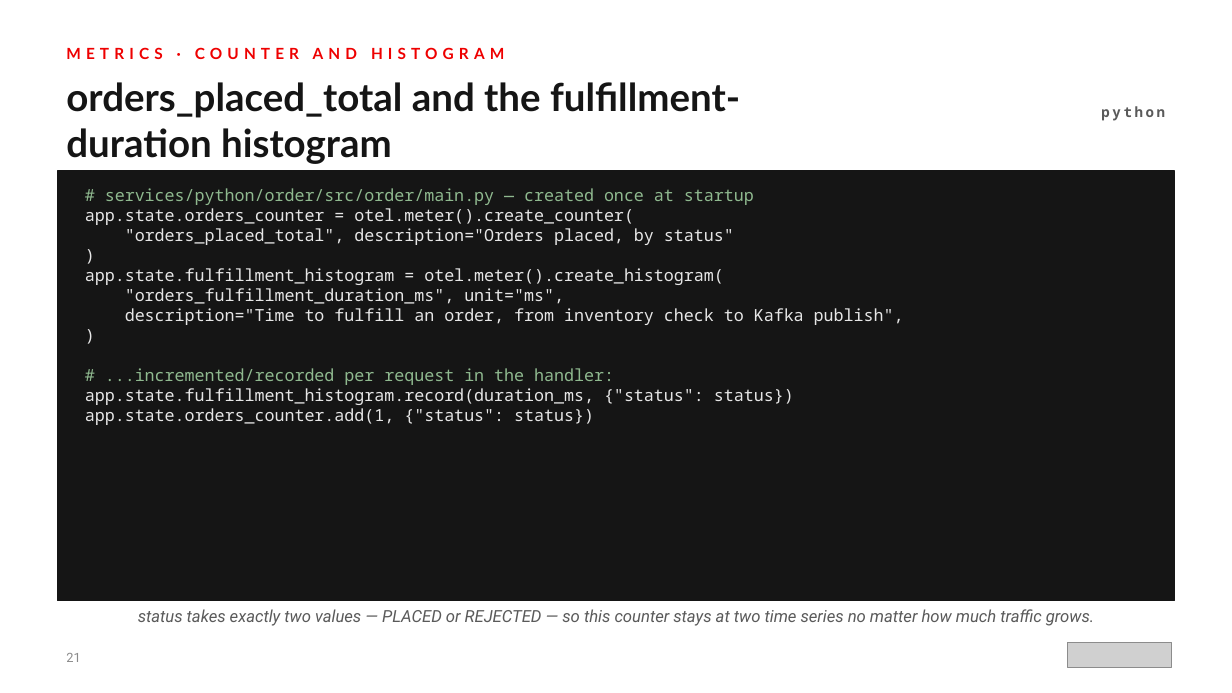
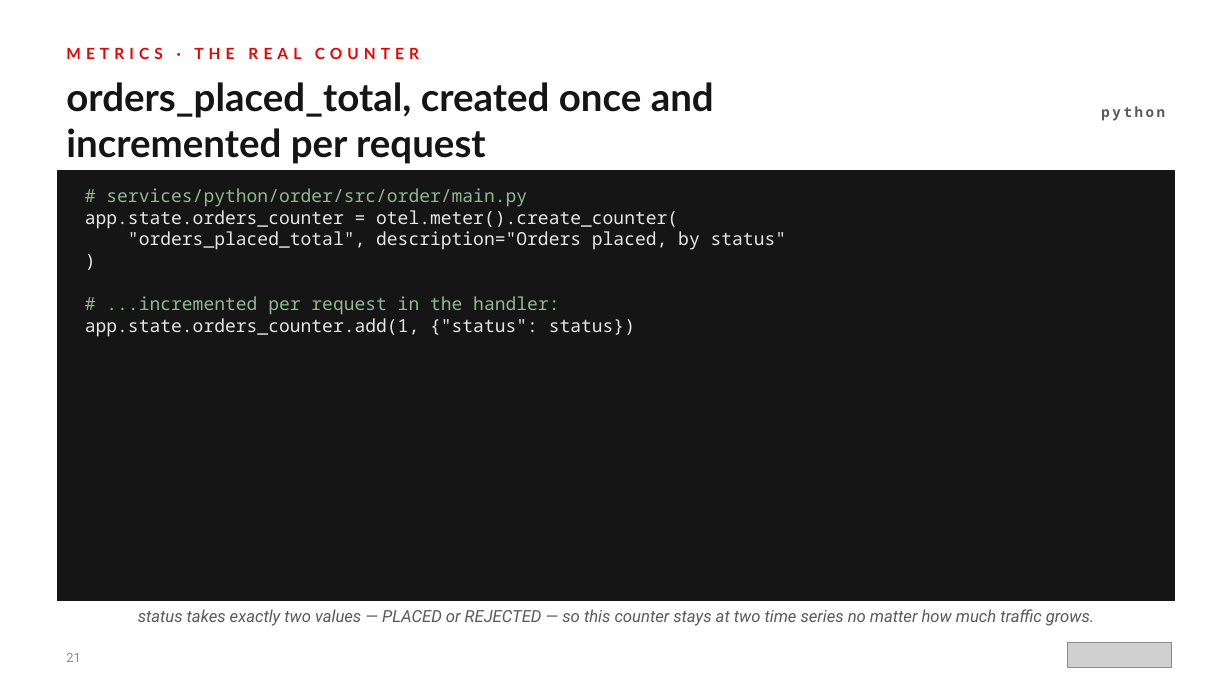
Before and after one commit to patterncatalyst/otel-observability-tutorial, a slide deck: slide 21 of presentations/observability-otel-201-python.pptx. Drawn at 1232x693 pixels with LibreOffice and Linux fonts; fonts in the diff are those of the drawing; grey boxes stand for pictures. Boxes give left, top, right and bottom in pixels: in the first picture for what was removed or moved away, otherwise in the second. Text is boxed around its words. In the diff, an @@ line names an element or a change of style, - is before the commit and + after.

```diff
--- a/presentations/observability-otel-201-python.pptx
+++ b/presentations/observability-otel-201-python.pptx
@@ text at (66,47,419,59): text changed @@
-METRICS · COUNTER AND HISTOGRAM
+METRICS · THE REAL COUNTER
@@ text at (66,82,714,164): text changed @@
-orders_placed_total and the fulfillment-duration histogram
+orders_placed_total, created once and incremented per request
@@ text at (85,188,787,337): text changed; size 13 to 14 pt @@
-# services/python/order/src/order/main.py — created once at startup
-app.state.orders_counter = otel.meter().create_counter(
-"orders_placed_total", description="Orders placed, by status"
-)
-app.state.fulfillment_histogram = otel.meter().create_histogram(
-"orders_fulfillment_duration_ms", unit="ms",
-description="Time to fulfill an order, from inventory check to Kafka publish",
-)
-# ...incremented/recorded per request in the handler:
-app.state.fulfillment_histogram.record(duration_ms, {"status": status})
-app.state.orders_counter.add(1, {"status": status})
+# services/python/order/src/order/main.py
+app.state.orders_counter = otel.meter().create_counter(
+"orders_placed_total", description="Orders placed, by status"
+)
+# ...incremented per request in the handler:
+app.state.orders_counter.add(1, {"status": status})
```
Also in this commit, not shown: 4 other slides changed, 2 slides added, 2 slides removed, 5 other files.
